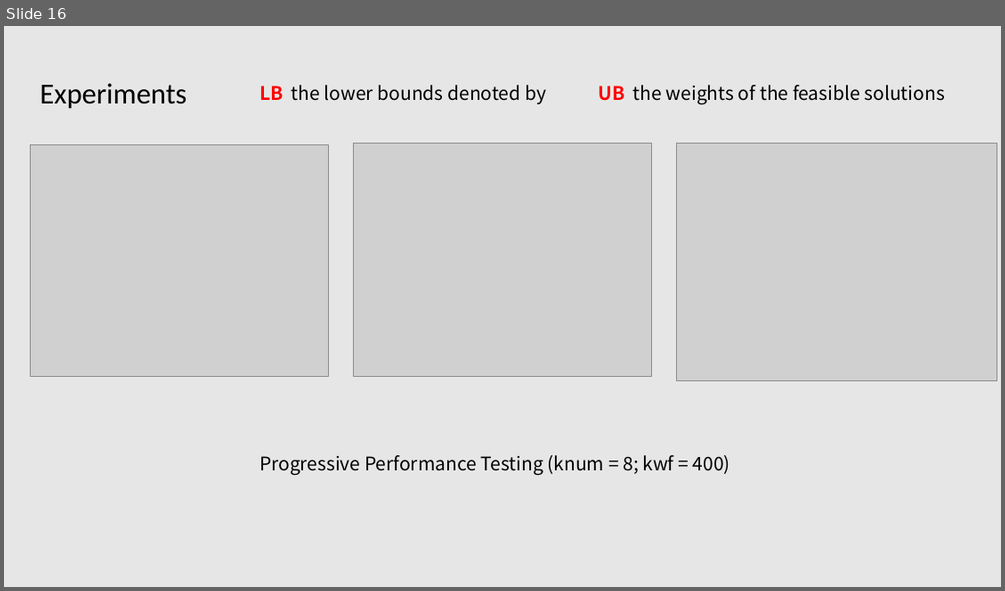
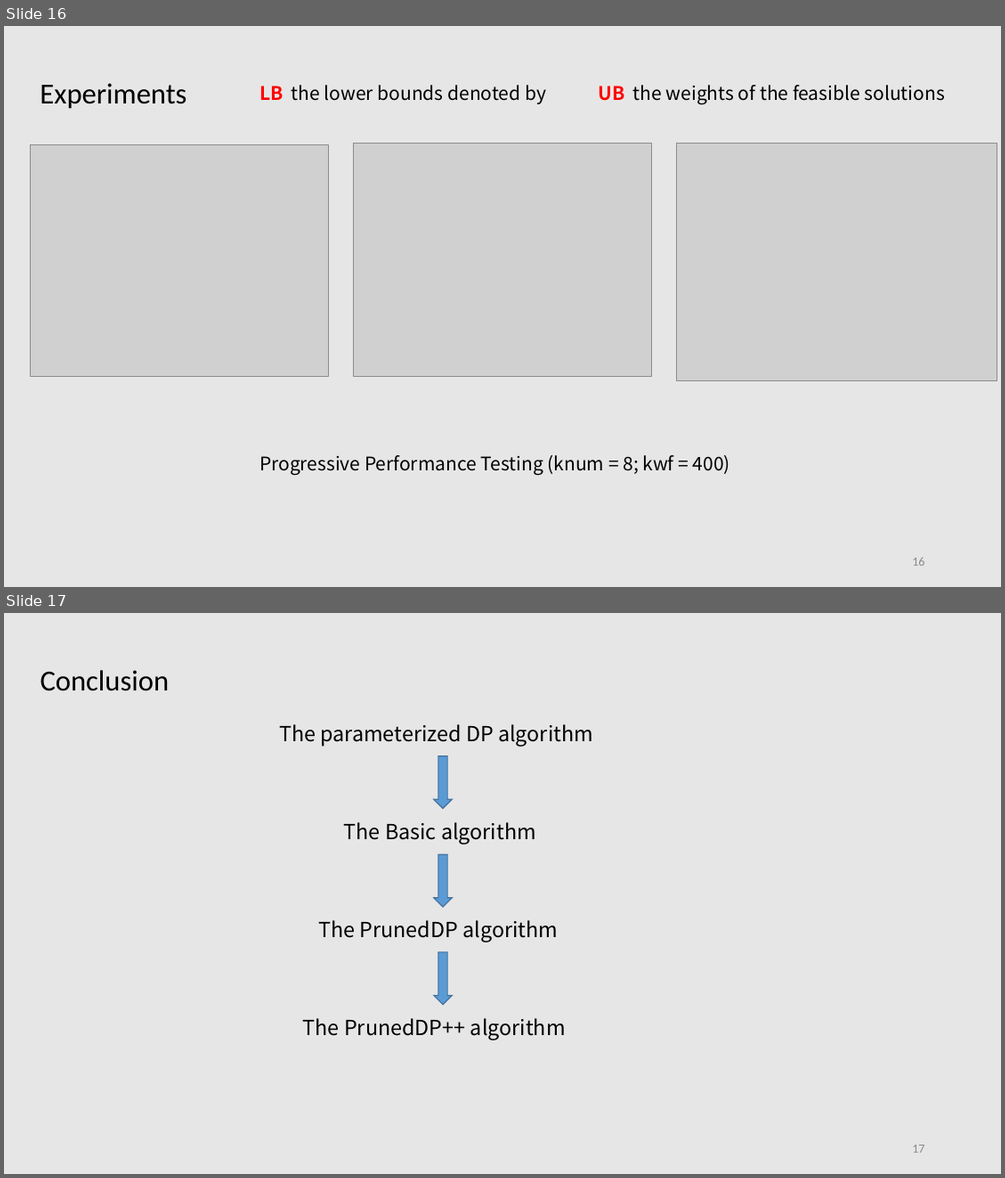
Before and after one commit to tianzhuwei/PPT, a slide deck: Efficient and Progressive GST Search.pptx. Shown one above the other, each under a label of ours: slide 16 before the commit, slides 16 and 17 after it. The pictures are 1005x591 and 1005x1178 pixels, drawn with LibreOffice and Linux fonts; fonts in the diff are those of the drawing; grey boxes stand for pictures. Boxes give left, top, right and bottom in pixels: in the first picture for what was removed or moved away, otherwise in the second. Text is boxed around its words. In the diff, an @@ line names an element or a change of style, - is before the commit and + after.

```diff
--- a/Efficient and Progressive GST Search.pptx
+++ b/Efficient and Progressive GST Search.pptx
@@ slide 17 added at [4, 613, 1001, 1174], background #E7E6E6 @@
@@ text added at [40, 670, 170, 691], 28 pt, text #000000 @@
+Conclusion
@@ text added at [279, 724, 593, 747], 20 pt, text #000000 @@
+The parameterized DP algorithm
@@ down arrow added at [434, 755, 452, 808], fill #5B9BD5, outline #43739E 1 pt @@
@@ text added at [344, 822, 536, 844], 20 pt, text #000000 @@
+The Basic algorithm
@@ down arrow added at [434, 854, 452, 907], fill #5B9BD5, outline #43739E 1 pt @@
@@ text added at [318, 920, 558, 942], 20 pt, text #000000 @@
+The PrunedDP algorithm
@@ down arrow added at [434, 952, 452, 1004], fill #5B9BD5, outline #43739E 1 pt @@
@@ text added at [303, 1018, 566, 1040], 20 pt, text #000000 @@
+The PrunedDP++ algorithm
@@ page number added at [912, 1144, 924, 1152], 12 pt, text #8C8C8C @@
+17
@@ slide 16 changed as well @@
@@ page number added at [912, 557, 924, 565], 12 pt, text #8C8C8C @@
+16
```
Also in this commit, not shown: 16 other slides changed, 2 slides removed.
